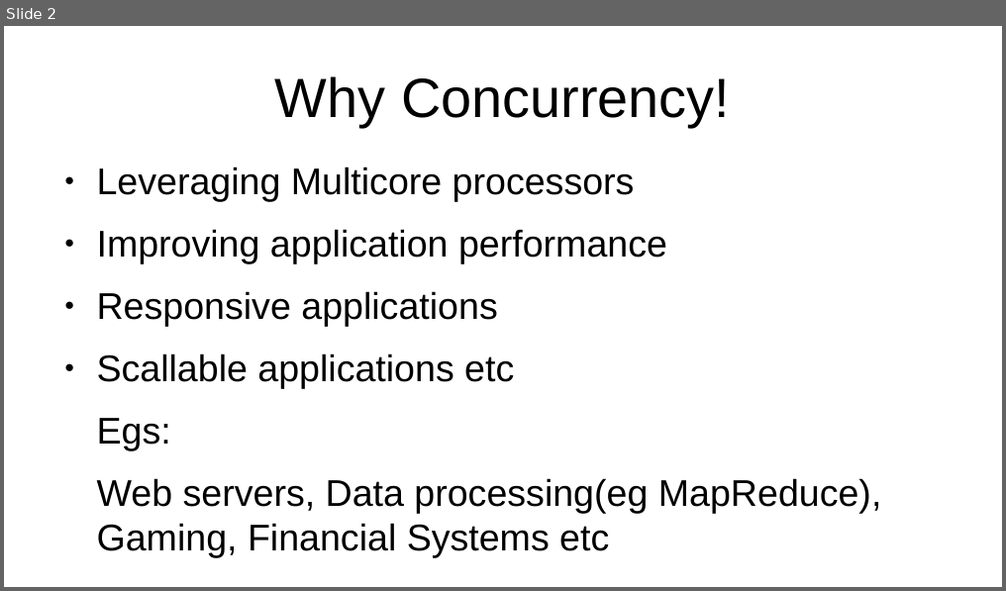
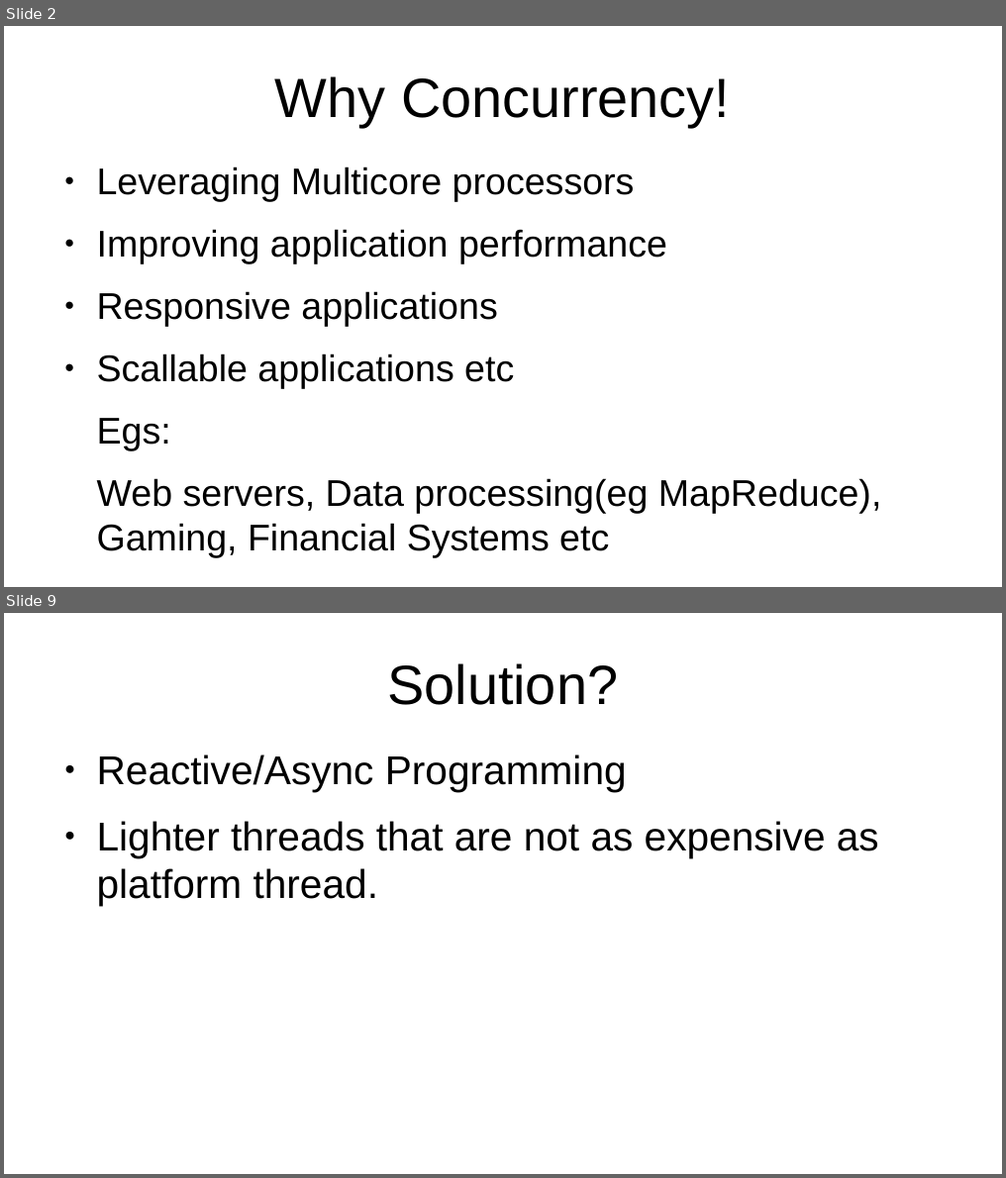
Before and after one commit to muchiri08/saf_concurency_prntn, a slide deck: JavaConcurrency.odp. Shown one above the other, each under a label of ours: slide 2 before the commit, slides 2 and 9 after it; the slides between them are not shown. The pictures are 1006x591 and 1006x1178 pixels, drawn with LibreOffice and Linux fonts; fonts in the diff are those of the drawing. Boxes give left, top, right and bottom in pixels: in the first picture for what was removed or moved away, otherwise in the second. Text is boxed around its words. In the diff, an @@ line names an element or a change of style, - is before the commit and + after.

```diff
--- a/JavaConcurrency.odp
+++ b/JavaConcurrency.odp
@@ slide 9 added at bbox=[4, 613, 1002, 1174], background #FFFFFF @@
@@ title added at bbox=[387, 663, 618, 705], 44 pt, text #000000 @@
+Solution?
@@ text added at bbox=[97, 755, 879, 906], 32 pt, text #000000 @@
+● Reactive/Async Programming
+● Lighter threads that are not as expensive as platform thread.
```
Also in this commit, not shown: 11 other slides added, 4 other files.
